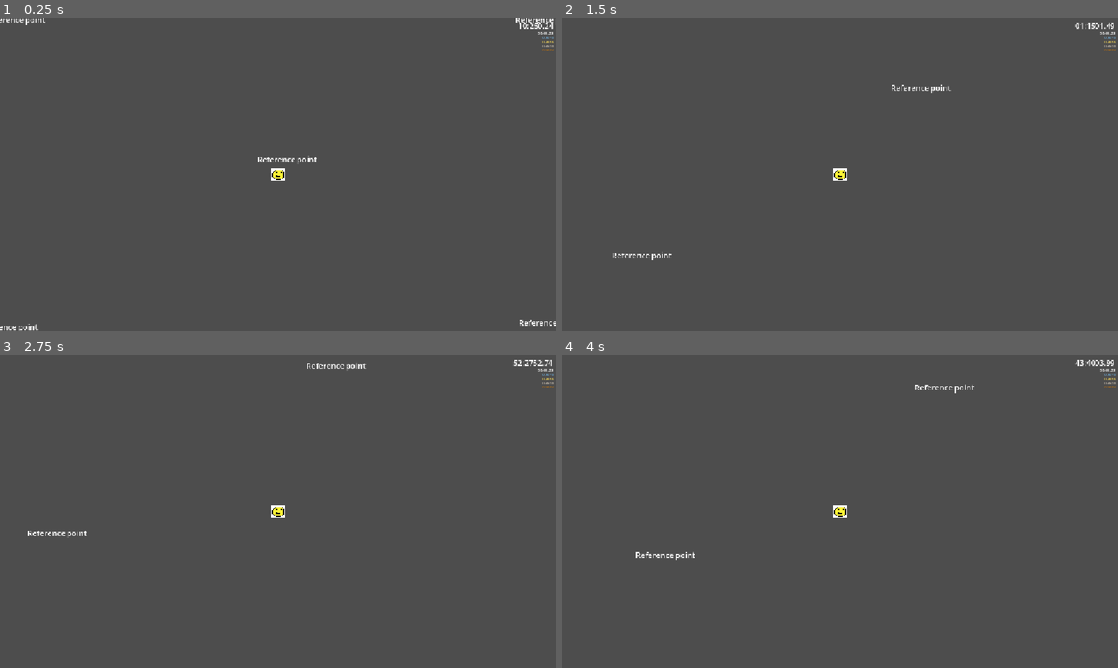
Above: before the commit, frames 1-4 (two rows, left to right).
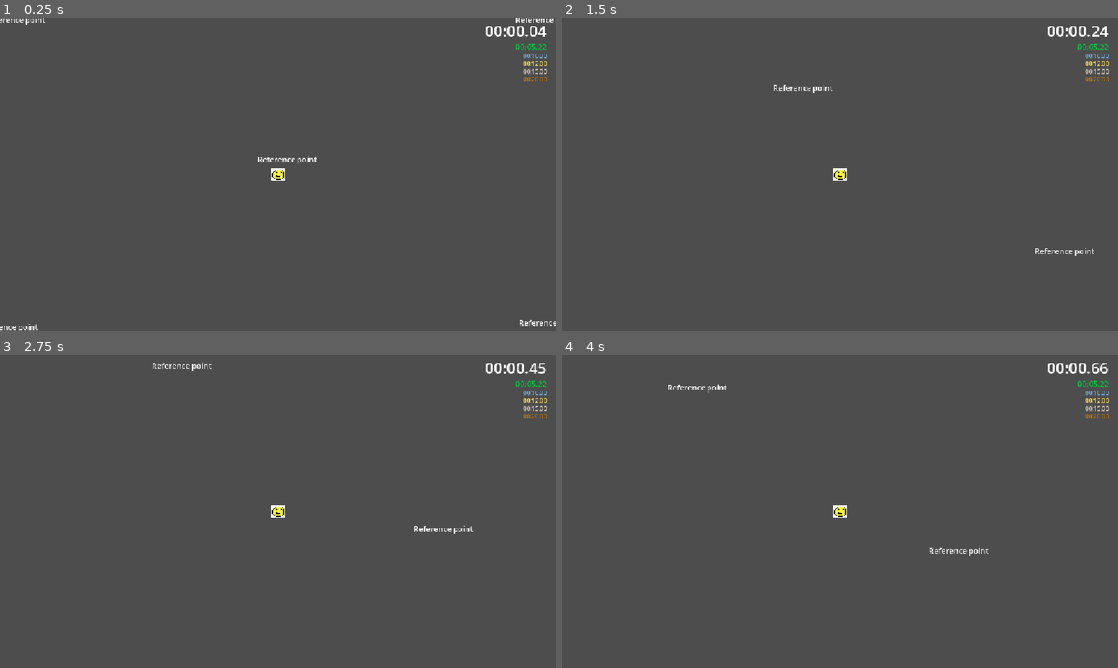
Above: after the commit, the same moments.

Repository: robplaysmusic-bit/dizzy-dash
Game: Godot game, scene res://levels/level-1.tscn
Two runs of this game, one before a commit and one after it. Both use one fixed random seed, a clock stepped at 60 frames per second and the inputs below.
Inputs (mouse positions are in pixels of both pictures, inside the frame that each line leads up to):
- Up to frame 1 (0.25 s): no input
- Up to frame 2 (1.5 s): tap Enter at 0.5 s; move the mouse to (962, 158) at 0.52 s; hold D (right) 0.53-1.25 s; tap Backspace at 0.6 s; click (962, 158) at 0.67 s; drag from (728, 190) to (812, 237) at 1.27 s
- Up to frame 3 (2.75 s): move the mouse to (333, 442) at 2.02 s; hold D (right) from 2.03 s (still down); tap F at 2.1 s
- Up to frame 4 (4 s): release D (right) at 2.75 s; drag from (812, 574) to (673, 464) at 2.77 s; move the mouse to (1006, 558) at 3.52 s; hold A (left) from 3.53 s (still down); tap Z at 3.6 s

The runs differ from the first frame. In frame 1, 0.5% of the frame differs, in the area x 87-100%, y 1-21%; in frame 2, 0.8%; in frame 3, 0.9%, in the area x 5-100%, y 1-59%; in frame 4, 0.9%.

Commit message:
Basic timer functionality w/ multiplier based on dizziness. Next need to add a finish line scene

Diff:
--- a/autoloads/dizzy_manager.gd
+++ b/autoloads/dizzy_manager.gd
@@ -26,7 +26,7 @@
 var _tier : Dizzy = Dizzy.NOT_DIZZY
 # Value determined by player in spin mini-game - no upper bound
 # basic tiers of player impact:
-var _dizziness : int:
+var _dizziness : int = MAX_STANDARD_DIZZY:
 	set(value):
 		_dizziness = value
 		if _dizziness == MAX_NOT_DIZZY :
@@ -49,7 +49,7 @@
 var rotation_increasing : bool = true
 @onready var rotation_change_timer: Timer = $RotationChangeTimer
 
-
+# Dizziness should be set before loading the next level
 func set_dizziness(value : float):
 	_dizziness = value
 
--- a/levels/level-1.tscn
+++ b/levels/level-1.tscn
@@ -6,6 +6,10 @@
 
 [node name="Level1" type="Node2D" unique_id=938879597]
 script = ExtResource("1_471vb")
+platinum_time = "00:10.00"
+gold_time = "00:12.00"
+silver_time = "00:15.00"
+bronze_time = "00:20.00"
 
 [node name="Player" parent="." unique_id=715659999 instance=ExtResource("1_gp3yc")]
 position = Vector2(3.8955536, 6.149603)
--- a/levels/level.gd
+++ b/levels/level.gd
@@ -1,4 +1,11 @@
 class_name Level extends Node2D
+
+@export var platinum_time : String = "00:00.00"
+@export var gold_time : String = "00:00.00"
+@export var silver_time : String = "00:00.00"
+@export var bronze_time : String = "00:00.00"
+
+@onready var timer_ui: TimerUI = $TimerUI
 
 
 # Called when the node enters the scene tree for the first time.
@@ -8,4 +15,4 @@
 
 # Called every frame. 'delta' is the elapsed time since the previous frame.
 func _process(delta: float) -> void:
-	pass
+	timer_ui.initialize_goal_times(platinum_time, gold_time, silver_time, bronze_time)
--- a/menus/timer_ui.gd
+++ b/menus/timer_ui.gd
@@ -1,7 +1,11 @@
-extends CanvasLayer
+class_name TimerUI extends CanvasLayer
+
+# Should be a constant but godot gets mad about compile time dependencies
+# 1.0x time multiplier in the middile of the dizziness scale
+var TIME_MULTIPLIER_NUMERATOR : float = DizzyManager.MAX_STANDARD_DIZZY
 
 var actual_seconds_elapsed : float = 0
-var time_multiplier : float = 1.0
+var time_multiplier : float = 01.0
 
 @onready var current_time: Label = $MarginContainer/VBoxContainer/CurrentTime
 @onready var personal_best: Label = $MarginContainer/VBoxContainer/PersonalBest
@@ -13,8 +17,7 @@
 # Called when the node enters the scene tree for the first time.
 func _ready() -> void:
 	var dizziness = DizzyManager.get_dizziness()
-	time_multiplier += dizziness
-
+	time_multiplier = TIME_MULTIPLIER_NUMERATOR / dizziness
 
 # Called every frame. 'delta' is the elapsed time since the previous frame.
 func _process(delta: float) -> void:
@@ -22,9 +25,15 @@
 
 	# Format seconds into Minutes:Seconds (MM:SS)
 	var seconds_displayed : int = actual_seconds_elapsed * time_multiplier
-	var minutes_displayed : int = seconds_displayed % 60
+	var minutes_displayed : int = seconds_displayed / 60
 	var millisconds_displayed : int = ((actual_seconds_elapsed * time_multiplier) - seconds_displayed) * 100
 
 
 	# Update the UI label text using zero padding
 	current_time.text = "%02d:%02d.%02d" % [minutes_displayed, seconds_displayed, millisconds_displayed]
+
+func initialize_goal_times(plat : String, gold : String, silver : String, bronze : String):
+	platinum_time.text = plat
+	gold_time.text = gold
+	silver_time.text = silver
+	bronze_time.text = bronze
--- a/menus/timer_ui.tscn
+++ b/menus/timer_ui.tscn
@@ -13,7 +13,7 @@
 offset_bottom = 40.0
 grow_horizontal = 0
 theme_override_constants/margin_top = 4
-theme_override_constants/margin_right = 6
+theme_override_constants/margin_right = 20
 
 [node name="VBoxContainer" type="VBoxContainer" parent="MarginContainer" unique_id=156536038]
 layout_mode = 2
@@ -21,39 +21,41 @@
 
 [node name="CurrentTime" type="Label" parent="MarginContainer/VBoxContainer" unique_id=74424743]
 layout_mode = 2
+theme_override_font_sizes/font_size = 32
 text = "00:05.22"
 horizontal_alignment = 2
 
 [node name="PersonalBest" type="Label" parent="MarginContainer/VBoxContainer" unique_id=1622982291]
 layout_mode = 2
-theme_override_font_sizes/font_size = 8
+theme_override_colors/font_color = Color(3.513545e-06, 0.7512896, 0.24062243, 1)
+theme_override_font_sizes/font_size = 16
 text = "00:05.22"
 horizontal_alignment = 2
 
 [node name="PlatinumTime" type="Label" parent="MarginContainer/VBoxContainer" unique_id=924877319]
 layout_mode = 2
 theme_override_colors/font_color = Color(0.4421315, 0.70167494, 0.8918543, 0.9882353)
-theme_override_font_sizes/font_size = 6
-text = "00:15.23"
+theme_override_font_sizes/font_size = 12
+text = "00:15.00"
 horizontal_alignment = 2
 
 [node name="GoldTime" type="Label" parent="MarginContainer/VBoxContainer" unique_id=694413446]
 layout_mode = 2
 theme_override_colors/font_color = Color(0.9995473, 0.8750357, 0.34664792, 1)
-theme_override_font_sizes/font_size = 6
-text = "00:20.56"
+theme_override_font_sizes/font_size = 12
+text = "00:20.00"
 horizontal_alignment = 2
 
 [node name="SilverTime" type="Label" parent="MarginContainer/VBoxContainer" unique_id=2010341381]
 layout_mode = 2
 theme_override_colors/font_color = Color(0.8117647, 0.77254903, 0.70980394, 1)
-theme_override_font_sizes/font_size = 6
-text = "00:25.98"
+theme_override_font_sizes/font_size = 12
+text = "00:25.00"
 horizontal_alignment = 2
 
 [node name="BronzeTime" type="Label" parent="MarginContainer/VBoxContainer" unique_id=461037683]
 layout_mode = 2
 theme_override_colors/font_color = Color(0.7672467, 0.4495191, 0.030679695, 1)
-theme_override_font_sizes/font_size = 6
+theme_override_font_sizes/font_size = 12
 text = "00:32.00"
 horizontal_alignment = 2
--- a/player/player.gd
+++ b/player/player.gd
@@ -9,7 +9,8 @@
 const RUN_ACCEL : float = 500.0
 
 func _ready() -> void:
-	DizzyManager.set_dizziness(1000)
+	DizzyManager.set_dizziness(1200)
+	#pass
 
 func _integrate_forces(state: PhysicsDirectBodyState2D) -> void:
 	var velocity := state.get_linear_velocity()
